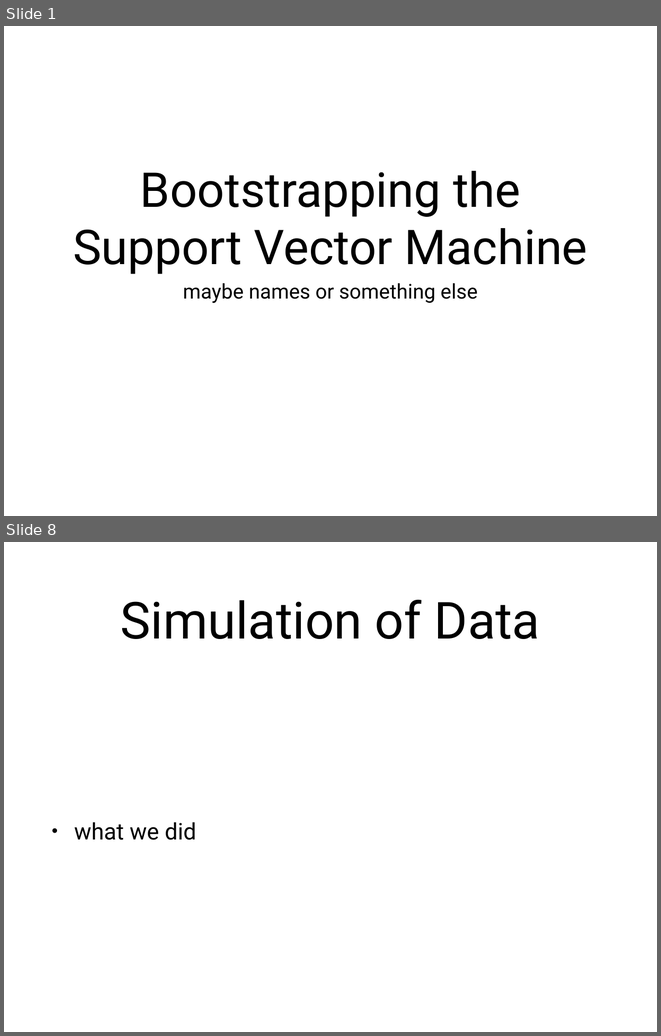
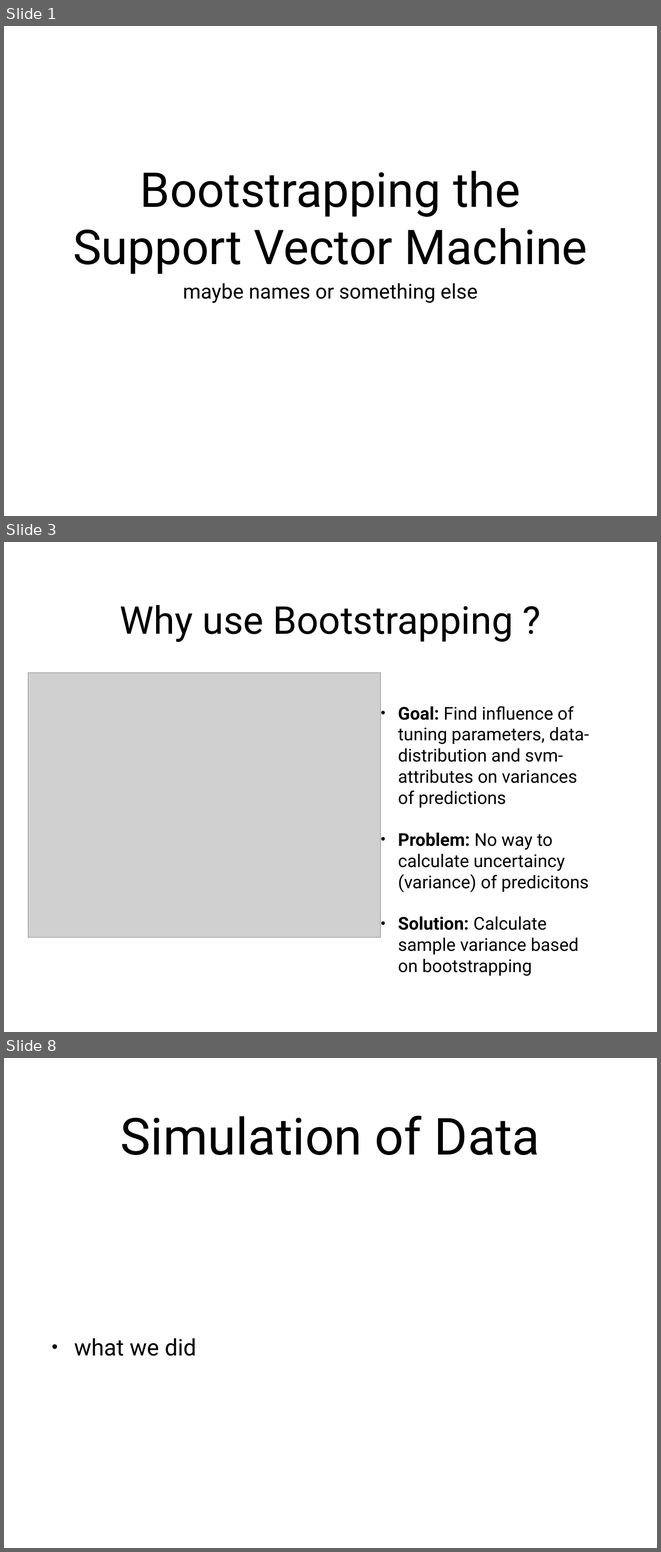
Before and after one commit to ThomasGoerttler/BootstrapingSVM, a slide deck: Präsentation/slides.pptx. Shown one above the other, each under a label of ours: slides 1 and 8 before the commit, slides 1, 3 and 8 after it; the slides between them are not shown. The pictures are 661x1036 and 661x1552 pixels, drawn with LibreOffice and Linux fonts; fonts in the diff are those of the drawing; grey boxes stand for pictures. Boxes give left, top, right and bottom in pixels: in the first picture for what was removed or moved away, otherwise in the second. Text is boxed around its words. In the diff, an @@ line names an element or a change of style, - is before the commit and + after.

```diff
--- a/Präsentation/slides.pptx
+++ b/Präsentation/slides.pptx
@@ slide 3 added at [4,542,657,1032], background #FFFFFF @@
@@ title added at [120,605,513,642], 60 pt, text #000000 @@
+Why use Bootstrapping ?
@@ picture added at [28,673,381,937] @@
@@ text added at [398,706,589,976], 27.7 pt, text #000000 @@
+• Goal: Find influence of tuning parameters, data-distribution and svm-attributes on variances of predictions
+• Problem: No way to calculate uncertaincy (variance) of predicitons
+• Solution: Calculate sample variance based on bootstrapping
```
Also in this commit, not shown: 8 slides changed, 2 other slides added, 3 slides removed, 36 other files.
